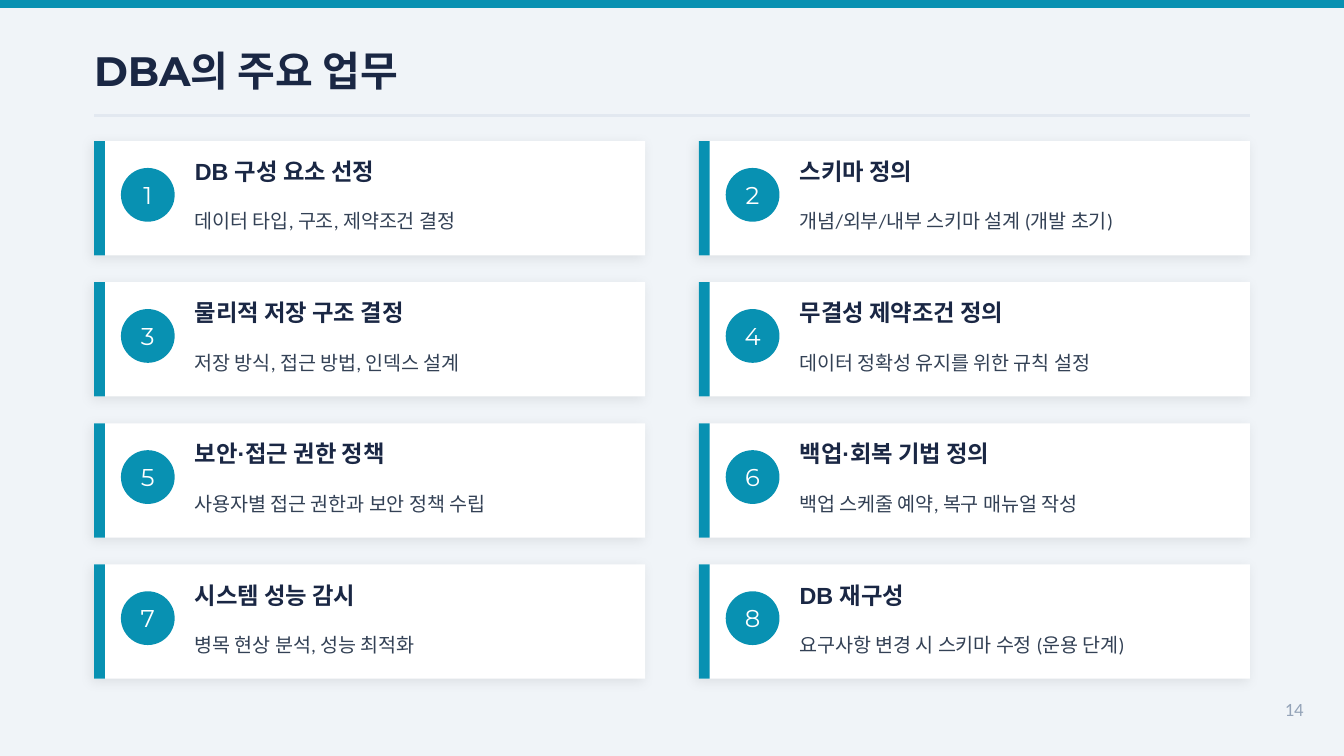
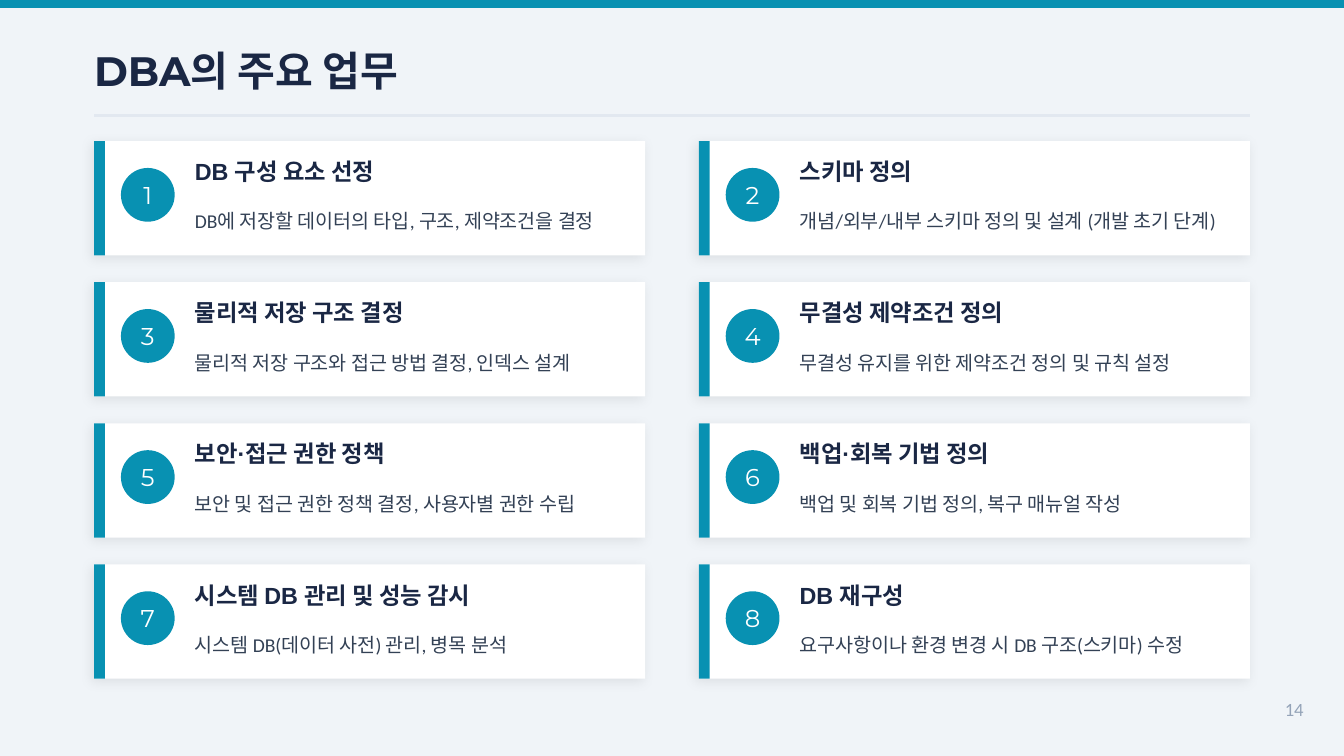
Before and after one commit to Sangdon-Park/Sangdon-Park.github.io, a slide deck: slide 14 of data/DB시스템/3장_데이터베이스시스템_박상돈.pptx. Drawn at 1344x756 pixels with LibreOffice and Linux fonts; fonts in the diff are those of the drawing. Boxes give left, top, right and bottom in pixels: in the first picture for what was removed or moved away, otherwise in the second. Text is boxed around its words. In the diff, an @@ line names an element or a change of style, - is before the commit and + after.

```diff
--- a/data/DB시스템/3장_데이터베이스시스템_박상돈.pptx
+++ b/data/DB시스템/3장_데이터베이스시스템_박상돈.pptx
@@ text at [195, 211, 594, 231]: text changed @@
-데이터 타입, 구조, 제약조건 결정
+DB에 저장할 데이터의 타입, 구조, 제약조건을 결정
@@ text at [800, 211, 1216, 231]: text changed @@
-개념/외부/내부 스키마 설계 (개발 초기)
+개념/외부/내부 스키마 정의 및 설계 (개발 초기 단계)
@@ text at [195, 353, 571, 373]: text changed @@
-저장 방식, 접근 방법, 인덱스 설계
+물리적 저장 구조와 접근 방법 결정, 인덱스 설계
@@ text at [800, 353, 1170, 372]: text changed @@
-데이터 정확성 유지를 위한 규칙 설정
+무결성 유지를 위한 제약조건 정의 및 규칙 설정
@@ text at [195, 494, 575, 514]: text changed @@
-사용자별 접근 권한과 보안 정책 수립
+보안 및 접근 권한 정책 결정, 사용자별 권한 수립
@@ text at [800, 494, 1122, 513]: text changed @@
-백업 스케줄 예약, 복구 매뉴얼 작성
+백업 및 회복 기법 정의, 복구 매뉴얼 작성
@@ text at [195, 584, 471, 606]: text changed @@
-시스템 성능 감시
+시스템 DB 관리 및 성능 감시
@@ text at [195, 635, 507, 655]: text changed @@
-병목 현상 분석, 성능 최적화
+시스템 DB(데이터 사전) 관리, 병목 분석
@@ text at [800, 635, 1183, 655]: text changed @@
-요구사항 변경 시 스키마 수정 (운용 단계)
+요구사항이나 환경 변경 시 DB 구조(스키마) 수정
```
Also in this commit, not shown: 9 other slides changed, 3 other files.
